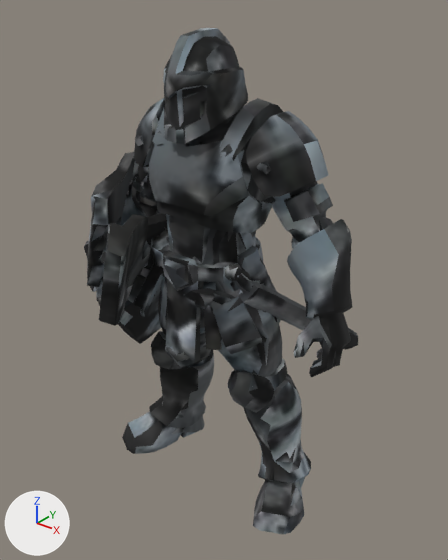
A saved change to the glTF model src/examples/hex-realms/assets/models/defender.glb.
Both versions are drawn from a 50 mm camera at (0.768, -0.935, 0.578) aimed at (0.014, 0.007, -0.006). Lighting does not change. The marker at lower left points along +X, +Y and +Z. The picture after the commit comes second. Vertices at exactly the same position are counted once.

In view in the first picture: 'RETOPO'.
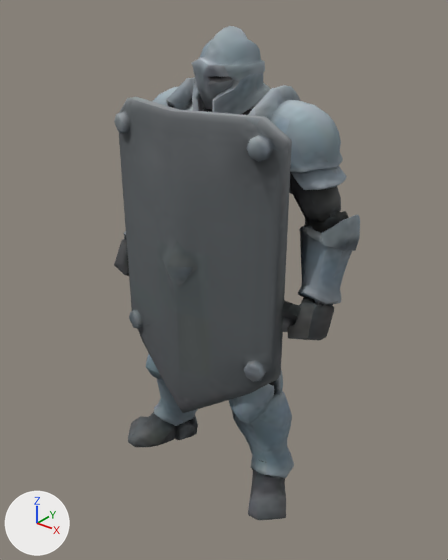
Commit message: Hex Realms: Defender model with the tower shield held in front

The change, as a list of edits to the scene's bpy script:
```text
Change me_geometry_0_001:
    used by ob_retopo; location = (0.0, 0.0, 0.0)
    remove me_geometry_0_001.from_pydata(...)  # 9926 vertices, 19980 faces; spans x -0.33..0.332, y -0.237..0.238, z -0.501..0.5
    add me_geometry_0_001.from_pydata(...)  # 9814 vertices, 19986 faces; spans x -0.284..0.284, y -0.152..0.156, z -0.501..0.501
    me_geometry_0_001 part 1: the loose piece of 9869 vertices spanning x -0.33..0.332, y -0.237..0.238, z -0.501..0.5 is rebuilt with 9775 vertices and now spans x -0.284..0.284, y -0.152..0.156, z -0.501..0.501
    other edits to the shape of me_geometry_0_001 do not show in these pictures
```

Where the change shows, as pixel boxes (x1, y1, x2, y2) in the pictures (448 x 560 px):
'RETOPO', reshaped (10% narrower): before (84, 28, 358, 534); after (114, 26, 360, 520)
